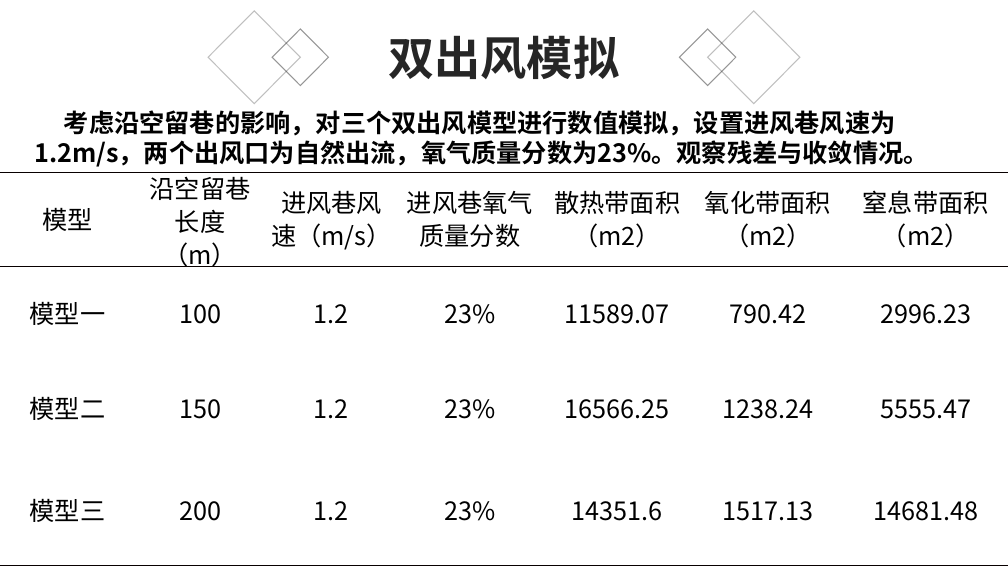
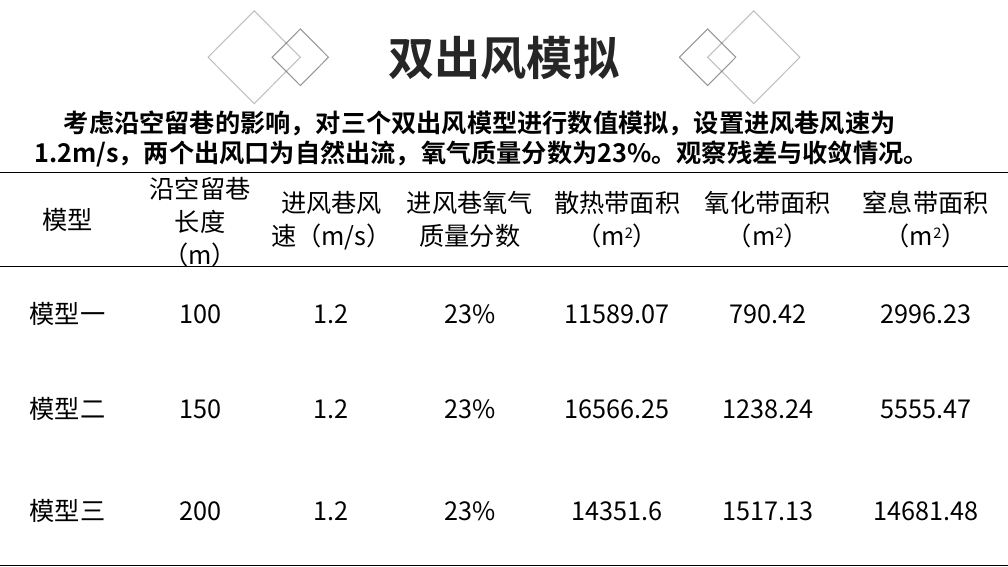
Before and after one commit to 3364fy/dissertation, a slide deck: slide 23 of PPT/毕业答辩.pptx. Drawn at 1008x567 pixels with LibreOffice and Linux fonts; fonts in the diff are those of the drawing; background and template pictures are left out. Boxes give left, top, right and bottom in pixels: in the first picture for what was removed or moved away, otherwise in the second. Text is boxed around its words. In the diff, an @@ line names an element or a change of style, - is before the commit and + after.

```diff
--- a/PPT/毕业答辩.pptx
+++ b/PPT/毕业答辩.pptx
@@ table at (0, 172, 1008, 566) @@
@@ now superscript in "散热带面积（m2）", "氧化带面积（m2）", "窒息带面积（m2）" @@
```
Also in this commit, not shown: 3 other slides changed, 2 other files.
